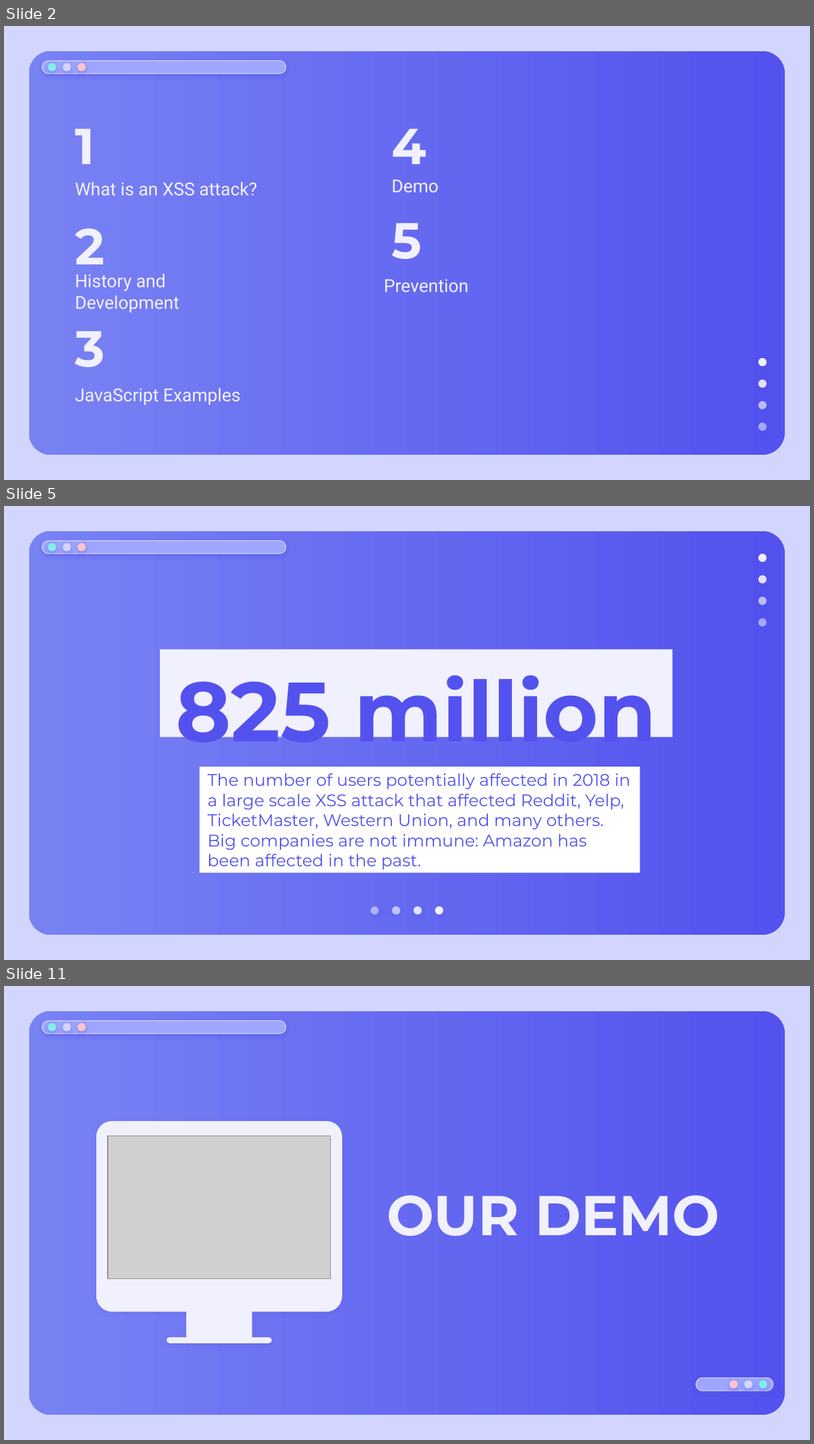
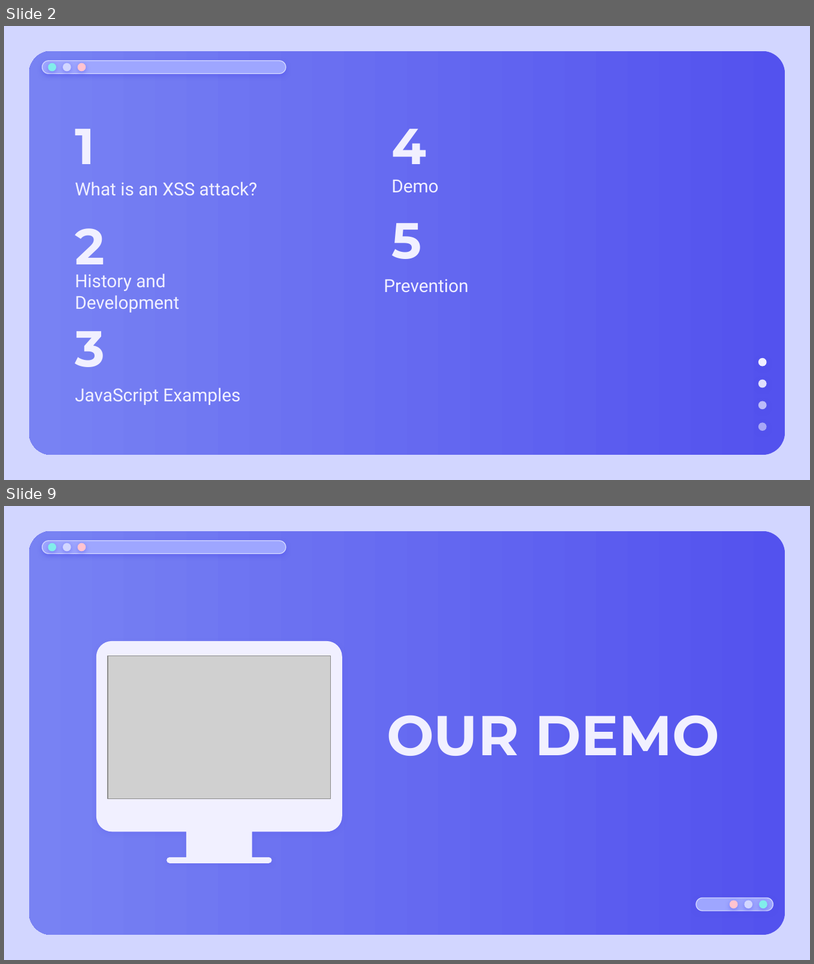
Before and after one commit to kszeto20/CyberFinalProject, a slide deck: Presentation/CyberXSSPresentation.pptx. Shown one above the other, each under a label of ours: slides 2, 5 and 11 before the commit, slides 2 and 9 after it; the slides between them are not shown. The pictures are 814x1444 and 814x964 pixels, drawn with LibreOffice and Linux fonts; fonts in the diff are those of the drawing; grey boxes stand for pictures. Boxes give left, top, right and bottom in pixels: in the first picture for what was removed or moved away, otherwise in the second. Text is boxed around its words. In the diff, an @@ line names an element or a change of style, - is before the commit and + after.

```diff
--- a/Presentation/CyberXSSPresentation.pptx
+++ b/Presentation/CyberXSSPresentation.pptx
@@ slide 5 removed at (4, 506, 810, 960), background #D2D6FF; not listed: 5 template elements that a slide beside it also shows @@
@@ group removed at (759, 553, 767, 626): 4 ellipses @@
@@ title removed at (161, 649, 674, 738) @@
-825 million
@@ subtitle removed at (200, 766, 640, 872) @@
-The number of users potentially affected in 2018 in a large scale XSS attack that affected Reddit, Yelp, TicketMaster, Western Union, and many others. Big companies are not immune: Amazon has been affected in the past.
@@ group removed at (371, 906, 443, 914): 4 ellipses @@
@@ what was slide 11 is now slide 9 @@
```
Also in this commit, not shown: 6 slides changed, 3 slides added, 5 other slides removed, 1 other file.
